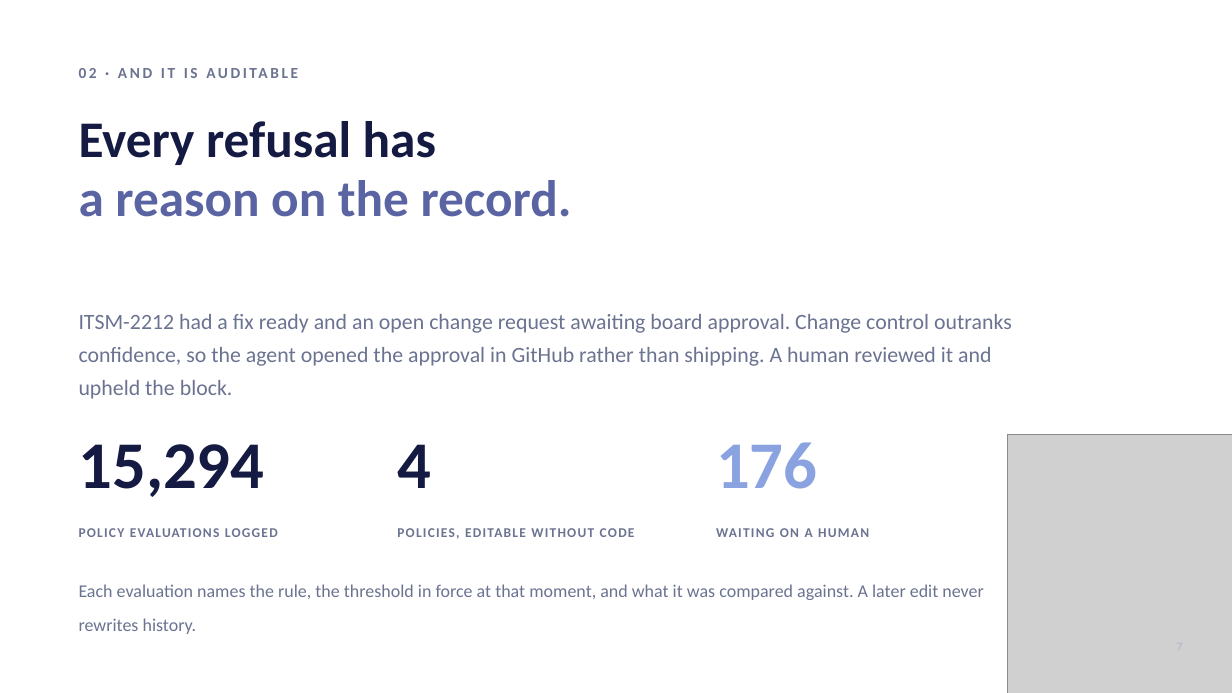
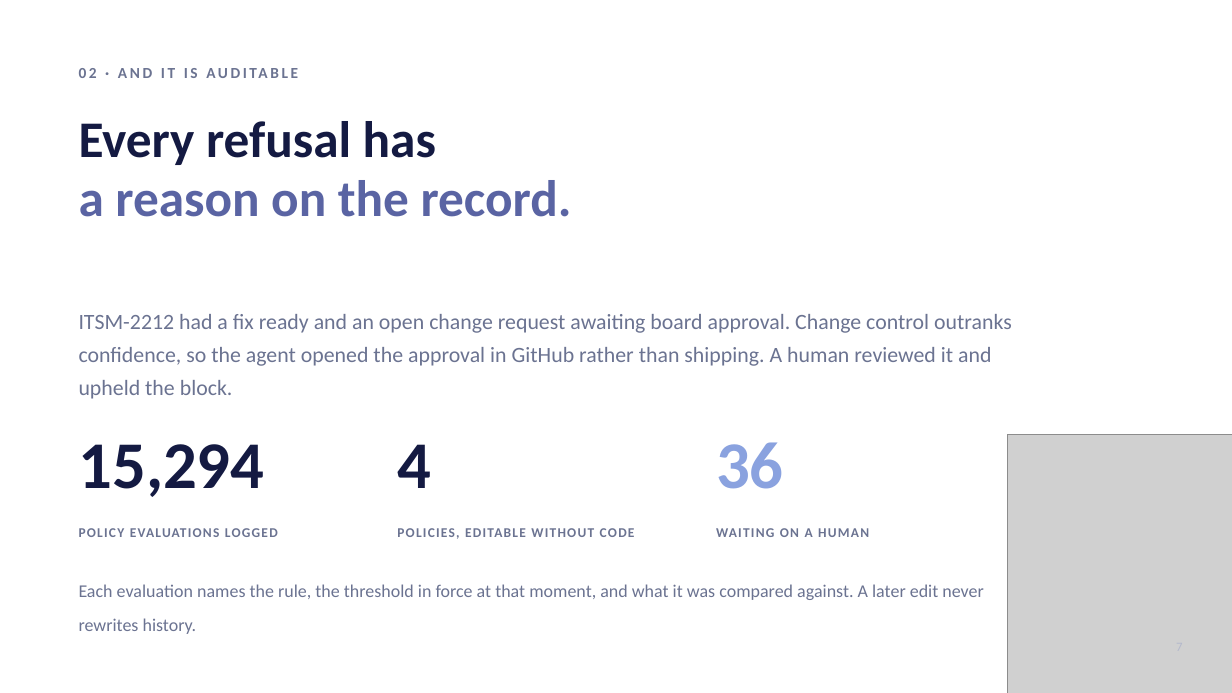
Before and after one commit to ZenBen5173/service-desk-command-center, a slide deck: slide 7 of docs/Service-Desk-Command-Center.pptx. Drawn at 1232x693 pixels with LibreOffice and Linux fonts; fonts in the diff are those of the drawing; grey boxes stand for pictures. Boxes give left, top, right and bottom in pixels: in the first picture for what was removed or moved away, otherwise in the second. Text is boxed around its words. In the diff, an @@ line names an element or a change of style, - is before the commit and + after.

```diff
--- a/docs/Service-Desk-Command-Center.pptx
+++ b/docs/Service-Desk-Command-Center.pptx
@@ text at [716, 442, 784, 489]: text changed @@
-176
+36
```
Also in this commit, not shown: 3 other slides changed, 1 other file.
